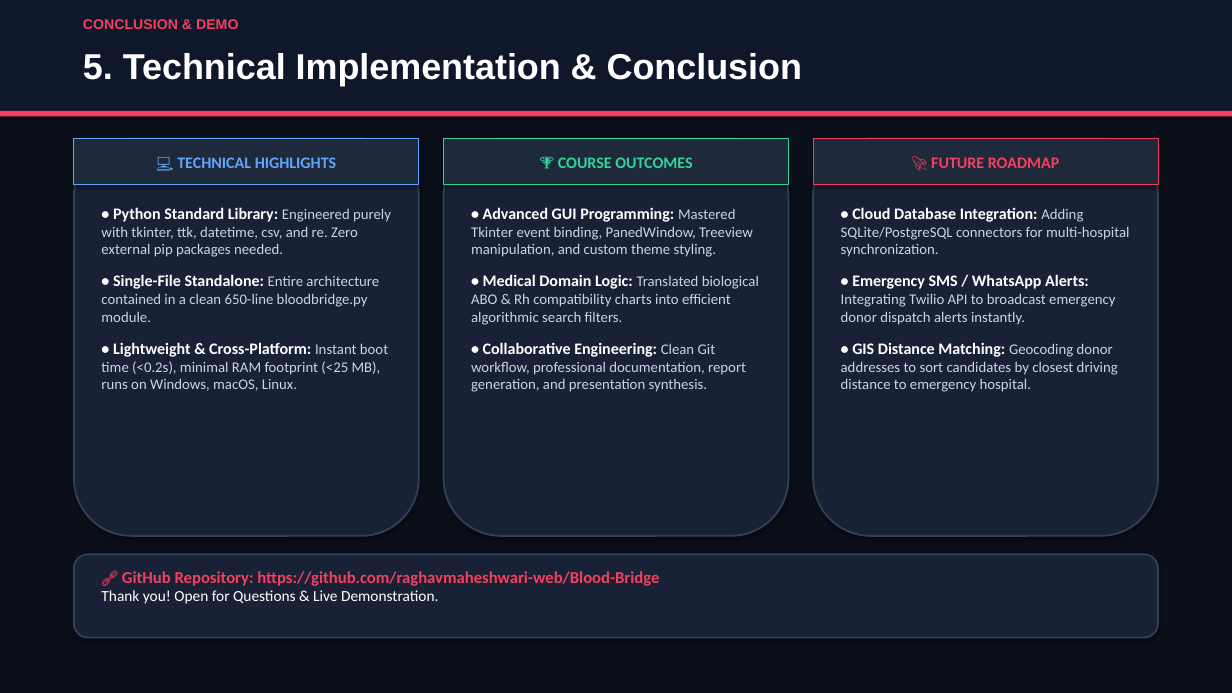
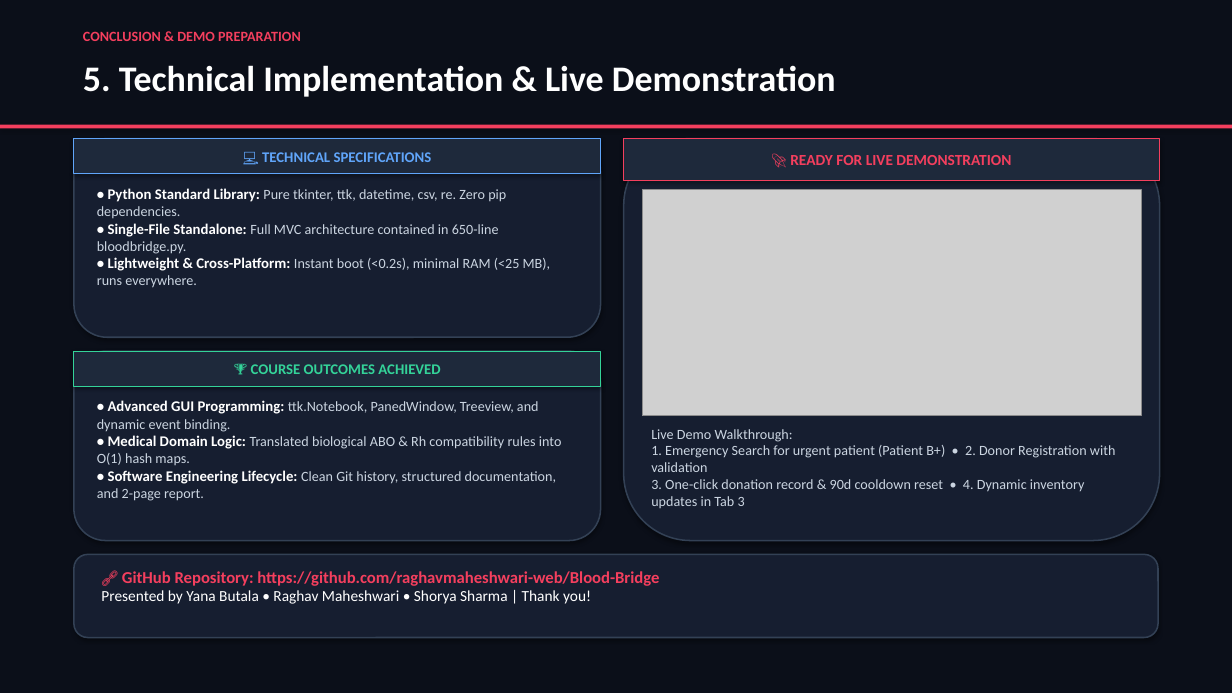
Before and after one commit to raghavmaheshwari-web/Blood-Bridge, a slide deck: slide 6 of BloodBridge_Presentation.pptx. Drawn at 1232x693 pixels with LibreOffice and Linux fonts; fonts in the diff are those of the drawing; grey boxes stand for pictures. Boxes give left, top, right and bottom in pixels: in the first picture for what was removed or moved away, otherwise in the second. Text is boxed around its words. In the diff, an @@ line names an element or a change of style, - is before the commit and + after.

Commit message:
Embed prominent interface screenshots across slides 2, 4, 5, 6 for seamless UI correlation

```diff
--- a/BloodBridge_Presentation.pptx
+++ b/BloodBridge_Presentation.pptx
@@ rectangle removed at [0,0,1232,111] @@
@@ text at [83,31,301,41]: text changed; font Arial to Calibri @@
-CONCLUSION & DEMO
+CONCLUSION & DEMO PREPARATION
@@ text at [83,65,836,97]: text changed; font Arial to Calibri @@
-5. Technical Implementation & Conclusion
+5. Technical Implementation & Live Demonstration
@@ rectangle: place and size @@
-rectangle at [0,111,1232,116]
+rectangle at [0,125,1232,128]
@@ rectangle "💻 TECHNICAL SPECIFICATIONS": place and size @@
-rectangle "💻 TECHNICAL SPECIFICATIONS" at [74,139,419,185]
+rectangle "💻 TECHNICAL SPECIFICATIONS" at [74,139,601,174]
@@ rounded rectangle removed at [74,139,419,536] @@
@@ rounded rectangle added at [74,139,601,337], fill #161E30, outline #334155 1.2 pt @@
@@ rounded rectangle removed at [444,139,788,536] @@
@@ rounded rectangle at [624,139,1160,541]: fill #182136 to #161E30; outline #334155 1.4 pt to #334155 1.2 pt @@
@@ rounded rectangle: place and size @@
-rounded rectangle at [813,139,1158,536]
+rounded rectangle at [624,139,1160,541]
@@ rectangle added at [624,139,1160,180], fill #1E293B, outline #F43F5E 0.75 pt, 12 pt, text #F43F5E, bold @@
+🚀 READY FOR LIVE DEMONSTRATION
@@ rectangle removed at [813,139,1158,185] @@
-🚀 FUTURE ROADMAP
@@ text in rectangle at [262,152,432,162]: text changed; size 12.5 to 11.5 pt @@
-💻 TECHNICAL HIGHLIGHTS
+💻 TECHNICAL SPECIFICATIONS
@@ text at [97,188,551,288]: text changed; size 11.5 to 11 pt @@
-• Python Standard Library: Engineered purely with tkinter, ttk, datetime, csv, and re. Zero external pip packages needed.
-• Single-File Standalone: Entire architecture contained in a clean 650-line bloodbridge.py module.
-• Lightweight & Cross-Platform: Instant boot time (<0.2s), minimal RAM footprint (<25 MB), runs on Windows, macOS, Linux.
+• Python Standard Library: Pure tkinter, ttk, datetime, csv, re. Zero pip dependencies.
+• Single-File Standalone: Full MVC architecture contained in 650-line bloodbridge.py.
+• Lightweight & Cross-Platform: Instant boot (<0.2s), minimal RAM (<25 MB), runs everywhere.
@@ text removed at [471,207,753,392] @@
-• Advanced GUI Programming: Mastered Tkinter event binding, PanedWindow, Treeview manipulation, and custom theme styling.
-• Medical Domain Logic: Translated biological ABO & Rh compatibility charts into efficient algorithmic search filters.
-• Collaborative Engineering: Clean Git workflow, professional documentation, report generation, and presentation synthesis.
@@ picture added at [642,189,1141,416] @@
@@ rectangle "🏆 COURSE OUTCOMES ACHIEVED": place and size @@
-rectangle "🏆 COURSE OUTCOMES ACHIEVED" at [444,139,788,185]
+rectangle "🏆 COURSE OUTCOMES ACHIEVED" at [74,351,601,386]
@@ rounded rectangle added at [74,351,601,541], fill #161E30, outline #334155 1.2 pt @@
@@ text in rectangle at [251,364,440,374]: text changed; size 12.5 to 11.5 pt @@
-🏆 COURSE OUTCOMES
+🏆 COURSE OUTCOMES ACHIEVED
@@ text added at [97,400,562,501], 11 pt, text #CBD5E1 @@
+• Advanced GUI Programming: ttk.Notebook, PanedWindow, Treeview, and dynamic event binding.
+• Medical Domain Logic: Translated biological ABO & Rh compatibility rules into O(1) hash maps.
+• Software Engineering Lifecycle: Clean Git history, structured documentation, and 2-page report.
@@ text at [651,429,1116,508]: text changed; size 11.5 to 11 pt @@
-• Cloud Database Integration: Adding SQLite/PostgreSQL connectors for multi-hospital synchronization.
-• Emergency SMS / WhatsApp Alerts: Integrating Twilio API to broadcast emergency donor dispatch alerts instantly.
-• GIS Distance Matching: Geocoding donor addresses to sort candidates by closest driving distance to emergency hospital.
+Live Demo Walkthrough:
+1. Emergency Search for urgent patient (Patient B+) • 2. Donor Registration with validation
+3. One-click donation record & 90d cooldown reset • 4. Dynamic inventory updates in Tab 3
@@ rounded rectangle at [74,555,1158,638]: fill #182136 to #161E30; outline #334155 1.4 pt to #334155 1.2 pt @@
@@ text at [101,590,591,604]: text changed @@
-Thank you! Open for Questions & Live Demonstration.
+Presented by Yana Butala • Raghav Maheshwari • Shorya Sharma | Thank you!
```
Also in this commit, not shown: 4 other slides changed, 1 slide added, 1 slide removed, 2 other files.
